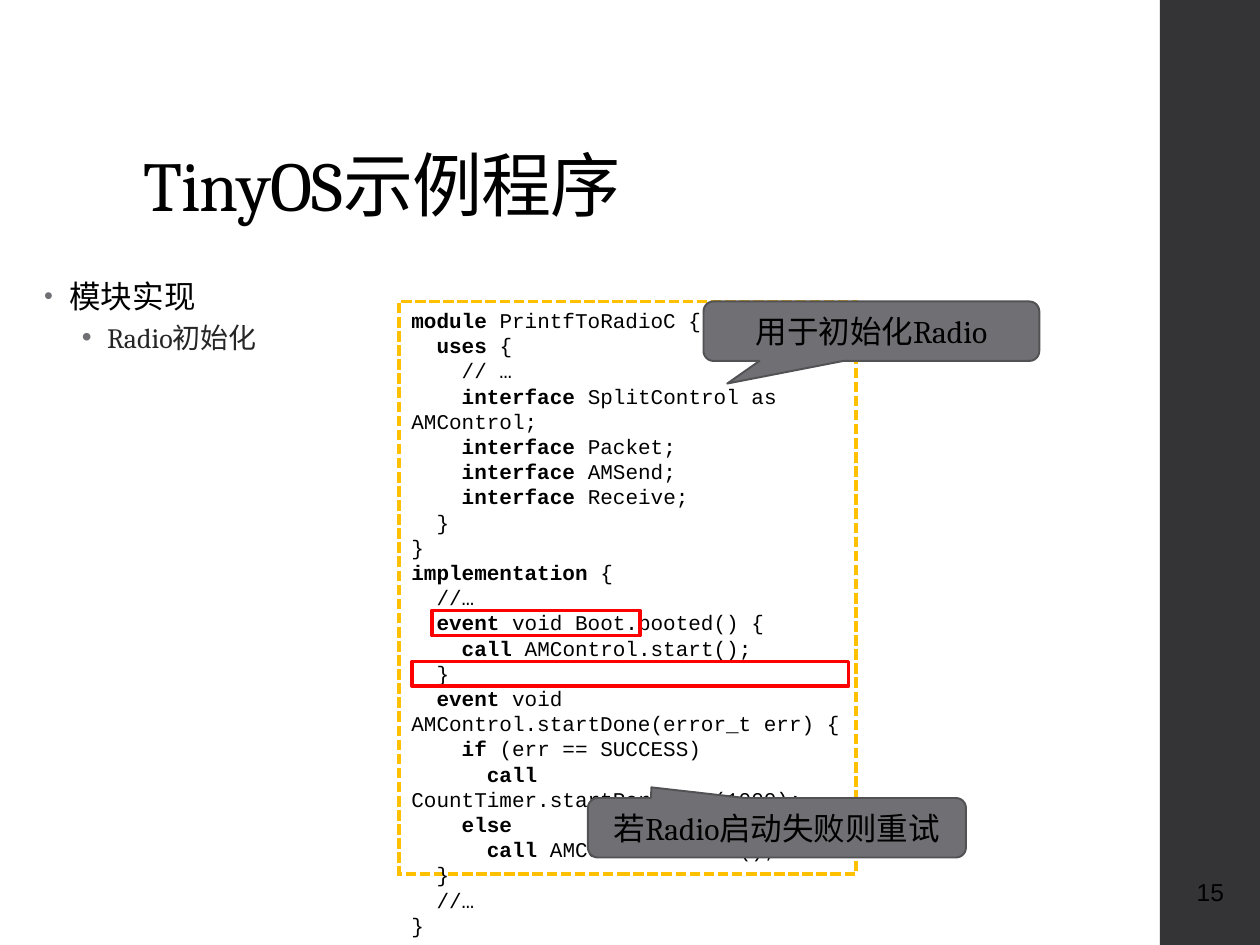
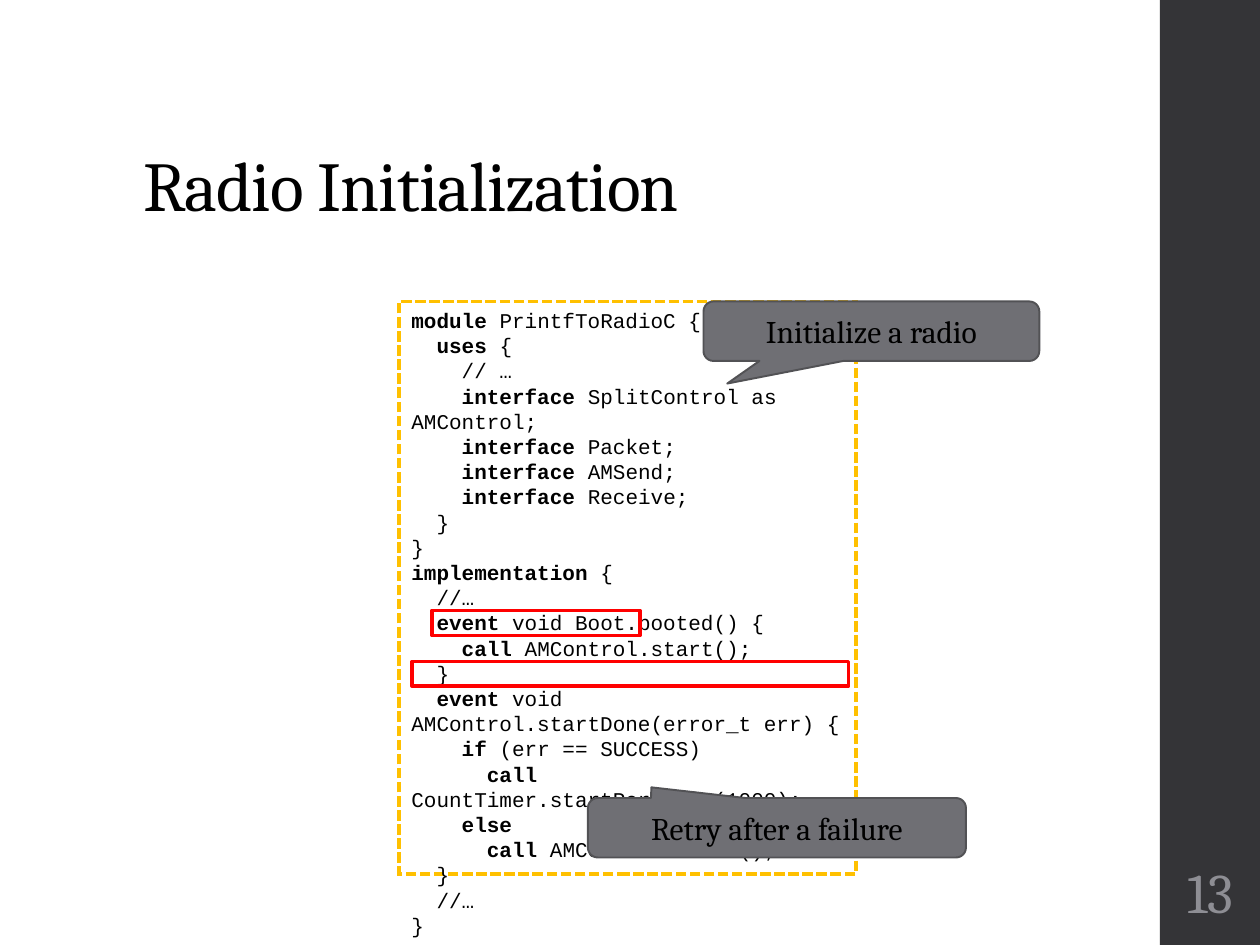
Before and after one commit to geneti/cse220_2020fall, a slide deck: slide 13 of Lectures/cse220-25-C-programming-in-IoT.pptx (slide 15 before the commit). Drawn at 1260x945 pixels with LibreOffice and Linux fonts; fonts in the diff are those of the drawing. Boxes give left, top, right and bottom in pixels: in the first picture for what was removed or moved away, otherwise in the second. Text is boxed around its words. In the diff, an @@ line names an element or a change of style, - is before the commit and + after.

```diff
--- a/Lectures/cse220-25-C-programming-in-IoT.pptx
+++ b/Lectures/cse220-25-C-programming-in-IoT.pptx
@@ title at box(143, 162, 680, 212): text changed @@
-TinyOS示例程序
+Radio Initialization
@@ text removed at box(69, 281, 256, 351) @@
-• 模块实现
-  • Radio初始化
@@ text in rounded speech box at box(766, 321, 977, 343): text changed @@
-用于初始化Radio
+Initialize a radio
@@ text in rounded speech box at box(651, 818, 903, 847): text changed @@
-若Radio启动失败则重试
+Retry after a failure
@@ page number at box(1187, 875, 1233, 913): text changed; size 14 to 32 pt; font Arial to Cambria; text colour #000000 to #8E8E94 @@
-15
+13
```
Also in this commit, not shown: 13 other slides changed, 2 slides added, 4 slides removed, 1 other file.
